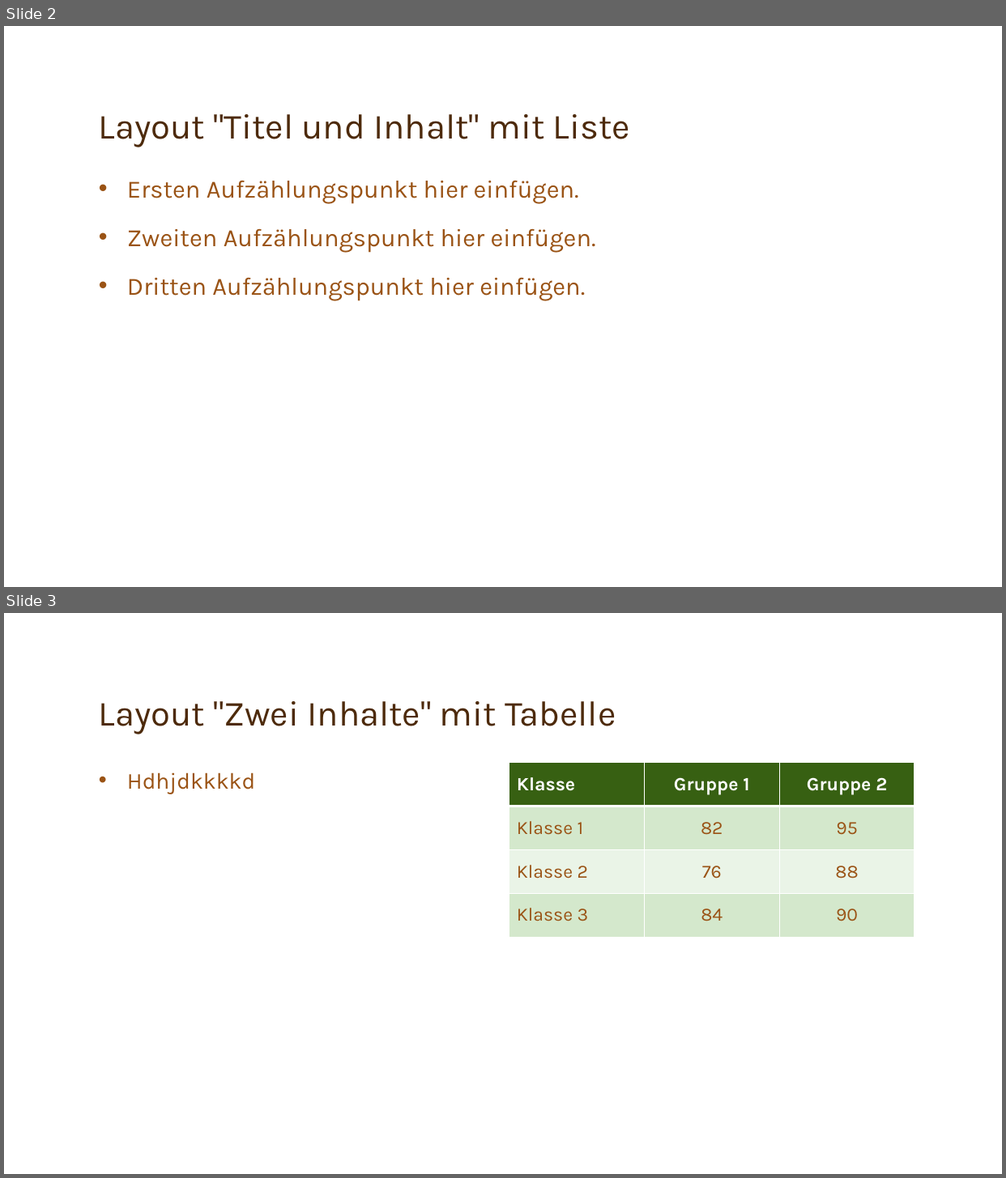
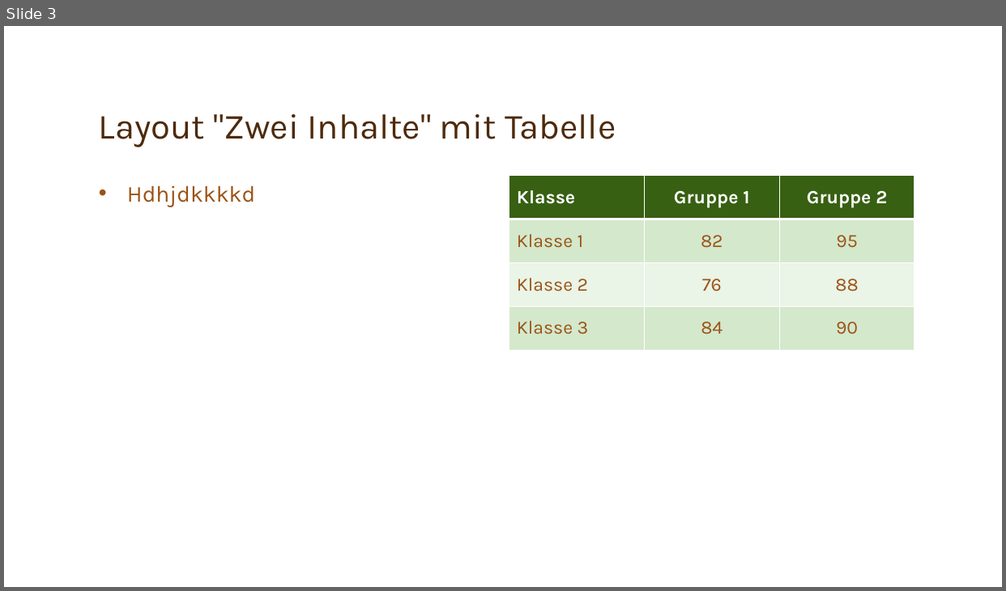
Before and after one commit to Team-6-SYP/Spassseite, a slide deck: Kapitel 9 Qualitätsicherung.pptx. Shown one above the other, each under a label of ours: slides 2 and 3 before the commit, slide 3 after it. The pictures are 1006x1178 and 1006x591 pixels, drawn with LibreOffice and Linux fonts; fonts in the diff are those of the drawing; background and template pictures are left out. Boxes give left, top, right and bottom in pixels: in the first picture for what was removed or moved away, otherwise in the second. Text is boxed around its words. In the diff, an @@ line names an element or a change of style, - is before the commit and + after.

```diff
--- a/Kapitel 9 Qualitätsicherung.pptx
+++ b/Kapitel 9 Qualitätsicherung.pptx
@@ slide 2 removed at box(4, 26, 1002, 587), background picture (left out) @@
@@ title removed at box(99, 114, 630, 148) @@
-Layout "Titel und Inhalt" mit Liste
@@ text removed at box(127, 180, 596, 301) @@
-• Ersten Aufzählungspunkt hier einfügen.
-• Zweiten Aufzählungspunkt hier einfügen.
-• Dritten Aufzählungspunkt hier einfügen.
```
Also in this commit, not shown: 2 slides changed, 2 slides added.
